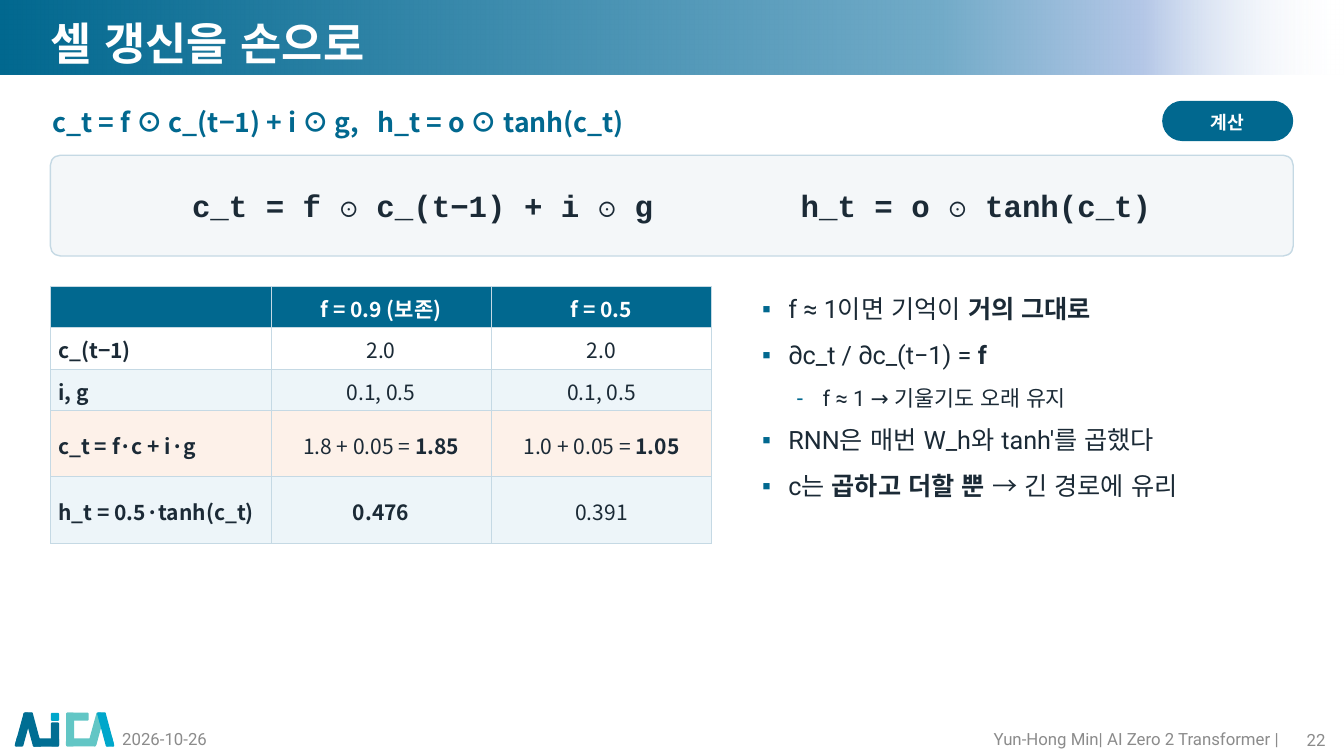
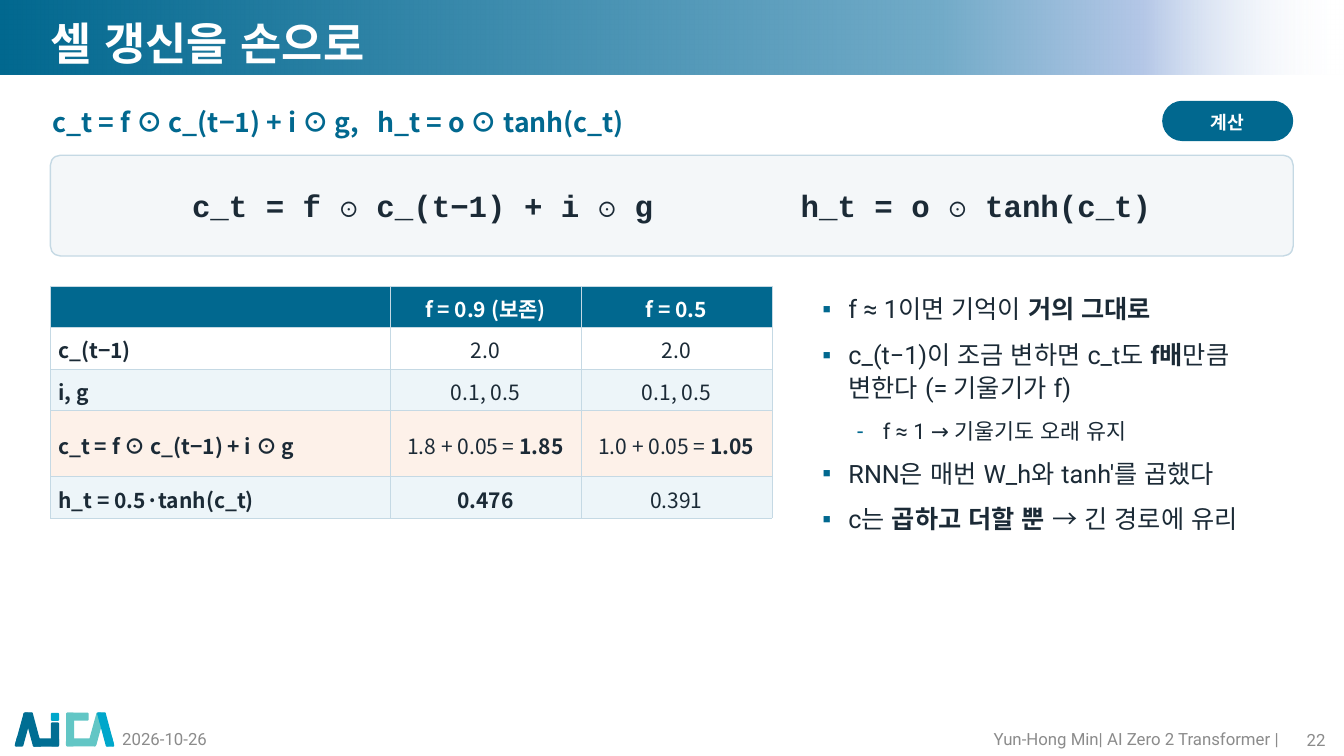
Before and after one commit to myunhh/AI-Zero-2-Transformers, a slide deck: slide 22 of lectures/week04_rnn_lstm_seq2seq.pptx. Drawn at 1344x756 pixels with LibreOffice and Linux fonts; fonts in the diff are those of the drawing; background and template pictures are left out. Boxes give left, top, right and bottom in pixels: in the first picture for what was removed or moved away, otherwise in the second. Text is boxed around its words. In the diff, an @@ line names an element or a change of style, - is before the commit and + after.

```diff
--- a/lectures/week04_rnn_lstm_seq2seq.pptx
+++ b/lectures/week04_rnn_lstm_seq2seq.pptx
@@ table at (50,286,771,518) @@
-row 4, column 1: c_t = f·c + i·g
+row 4, column 1: c_t = f ⊙ c_(t−1) + i ⊙ g
@@ table: place and size @@
-table at (50,286,713,543)
+table at (50,286,771,518)
@@ text "f ≈ 1이면 기억이 거의 ...": place and size @@
-text "f ≈ 1이면 기억이 거의 ..." at (788,297,1177,498)
+text "f ≈ 1이면 기억이 거의 ..." at (848,297,1237,531)
@@ text at (848,343,1230,403): text changed @@
-▪ ∂c_t / ∂c_(t−1) = f
+▪ c_(t−1)이 조금 변하면 c_t도 f배만큼 변한다 (= 기울기가 f)
```
Also in this commit, not shown: 27 other slides changed, 14 other files.
